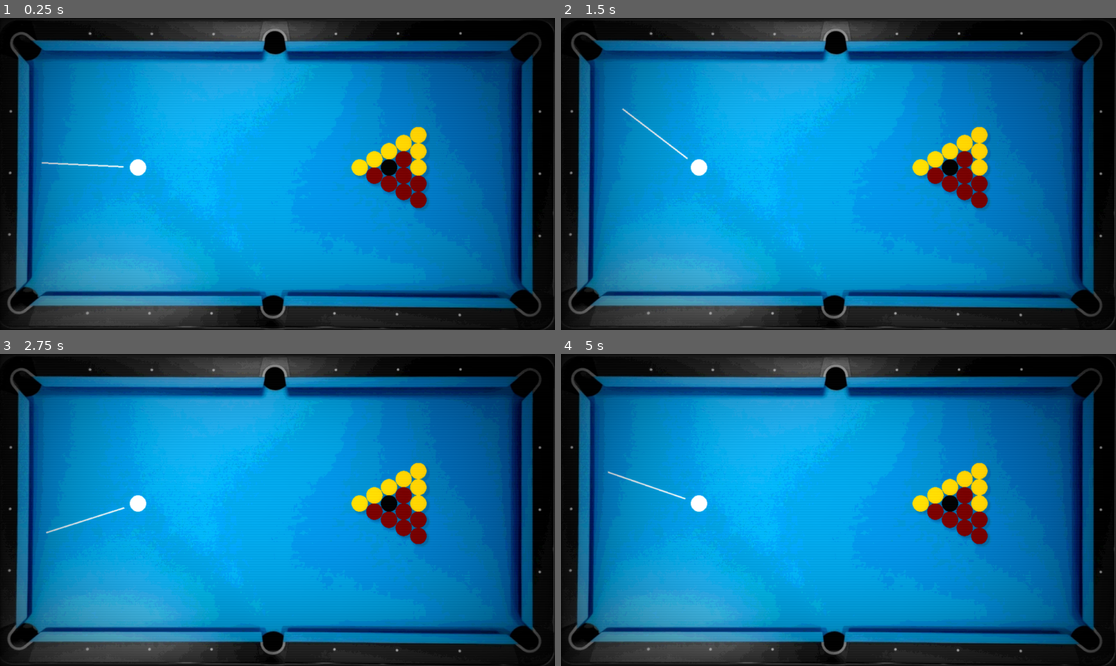
Above: before the commit, frames 1-4 (two rows, left to right).
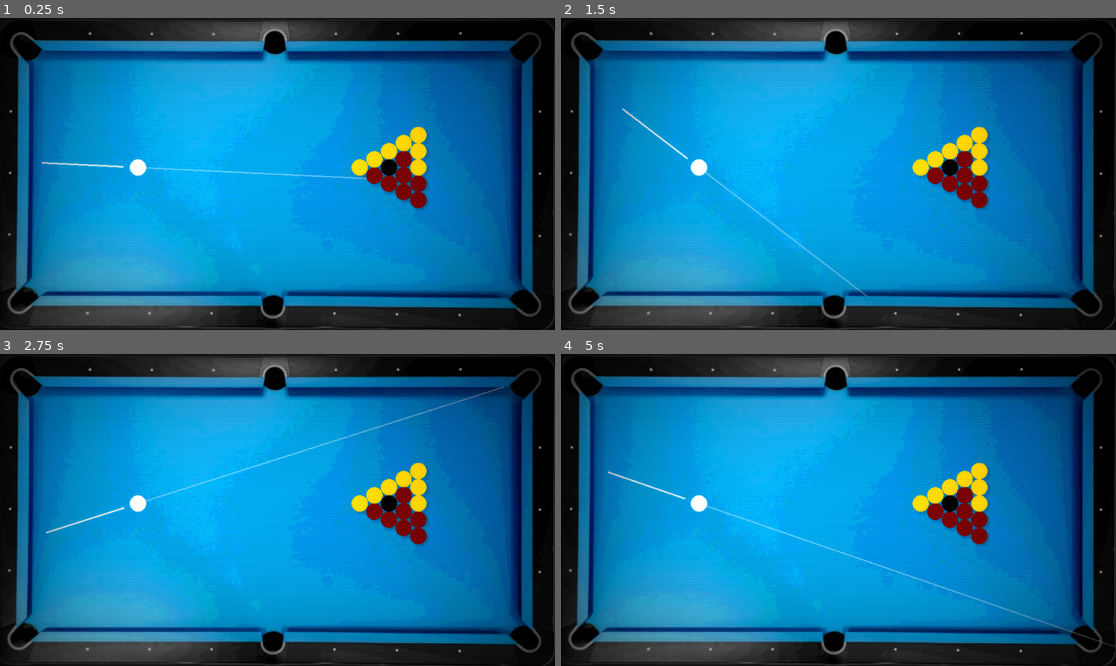
Above: after the commit, the same moments.

Repository: bakaraw/8_ball_pool
Game: Godot game, scene res://scenes/main/main.tscn
The game is run twice, just before and just after one commit, with the same random seed, the same clock (stepped at 60 frames per second) and the same inputs.
Inputs (mouse positions are in pixels of both pictures, inside the frame that each line leads up to):
- Up to frame 1 (0.25 s): no input
- Up to frame 2 (1.5 s): tap Enter at 0.5 s; move the mouse to (960, 158) at 0.52 s; click (960, 158) at 0.67 s; tap Space at 1.25 s; drag from (727, 189) to (588, 298) at 1.27 s
- Up to frame 3 (2.75 s): move the mouse to (333, 441) at 2.02 s; click (333, 441) at 2.17 s
- Up to frame 4 (5 s): tap Enter at 2.75 s; drag from (810, 572) to (832, 641) at 2.77 s; move the mouse to (1005, 556) at 3.52 s; click (1005, 556) at 3.67 s; tap Space at 4.25 s; drag from (672, 463) to (1082, 634) at 4.27 s

The runs differ from the first frame. In frame 1, 0.2% of the frame differs, in the area x 26-67%, y 47-52%; in frame 2, 0.2%; in frame 3, 0.3%; in frame 4, 0.4%, in the area x 26-100%, y 48-94%.

Commit message:
Added trajectory line for the ball
- Fixed collision tunneling where cue ball phases through other balls in extreme speeds

Diff:
--- a/entities/cue_ball/cue_ball.gd
+++ b/entities/cue_ball/cue_ball.gd
@@ -8,6 +8,7 @@
 
 @onready var input: CueBallInput = get_node("CueBallInput")
 @onready var cue_stick_sprite: CueStick = get_node("CueStick")
+@onready var cue_ball_trajectory = get_node("CueBallTrajectory")
 
 func _ready() -> void:
 	input.cue_stick_release.connect(_release_ball)
@@ -26,9 +27,11 @@
 	if _is_cue_ball_moving():
 		cue_stick_visible = false
 		cue_stick_sprite.visible = false
+		cue_ball_trajectory.visible = false
 	else:
 		cue_stick_visible = true
 		cue_stick_sprite.visible = true
+		cue_ball_trajectory.visible = true
 
 func _release_ball():
 	var impulse = direction * input.drag_distance * force_multi
--- a/entities/cue_ball/cue_ball.tscn
+++ b/entities/cue_ball/cue_ball.tscn
@@ -4,12 +4,14 @@
 [ext_resource type="PackedScene" uid="uid://c88aglk85knlr" path="res://commons/shapes/circle/circle.tscn" id="1_laque"]
 [ext_resource type="PackedScene" uid="uid://cneffgc3gx6e2" path="res://entities/cue_ball/cue_ball_input.tscn" id="2_4bjnu"]
 [ext_resource type="PackedScene" uid="uid://du6e2p7e4spwi" path="res://entities/cue_ball/cue_stick.tscn" id="2_v2ejv"]
+[ext_resource type="Script" uid="uid://c7k088j0tj88p" path="res://entities/cue_ball/cue_ball_trajectory.gd" id="5_fidyx"]
 
 [sub_resource type="CircleShape2D" id="CircleShape2D_4bjnu"]
 radius = 17.029387
 
 [node name="CueBall" type="RigidBody2D" unique_id=572589105]
 gravity_scale = 0.0
+continuous_cd = 2
 script = ExtResource("1_gob6i")
 
 [node name="CueStick" parent="." unique_id=840116479 instance=ExtResource("2_v2ejv")]
@@ -20,3 +22,6 @@
 shape = SubResource("CircleShape2D_4bjnu")
 
 [node name="CueBallInput" parent="." unique_id=1369440188 instance=ExtResource("2_4bjnu")]
+
+[node name="CueBallTrajectory" type="Node2D" parent="." unique_id=184694055]
+script = ExtResource("5_fidyx")
--- /dev/null
+++ b/entities/cue_ball/cue_ball_trajectory.gd
@@ -0,0 +1,36 @@
+extends Node2D
+@onready var cue_ball = get_parent()
+#var direction
+
+func _process(_delta: float) -> void:
+	queue_redraw()
+
+func _draw() -> void:
+	_draw_trajectory()
+
+# Called when the node enters the scene tree for the first time.
+func _draw_trajectory() -> void:
+	var space = get_world_2d().direct_space_state
+
+	# use slingshot_force direction instead of mouse direction
+	#var direction = slingshot_force.normalized()
+	var direction = cue_ball.direction
+	var start = global_position
+	var num_bounces = 1
+	var alpha = 0.5
+	var excluded = [self]
+
+	for i in range(num_bounces):
+		var query = PhysicsRayQueryParameters2D.create(start, start + cue_ball.direction * 1000)
+		query.exclude = excluded
+		var result = space.intersect_ray(query)
+
+		if result:
+			draw_line(to_local(start), to_local(result.position), Color(1, 1, 1, alpha), 2.0)
+			direction = cue_ball.direction.bounce(result.normal)
+			start = result.position + direction
+			excluded = [self, result.collider]
+			alpha -= 0.15
+		else:
+			draw_line(to_local(start), to_local(start + direction * 1000), Color(1, 1, 1, alpha), 2.0)
+			break
--- /dev/null
+++ b/entities/player/player.gd
@@ -0,0 +1,8 @@
+extends Node
+class_name Player
+
+var player_name: String
+var ball_color: Color = Color.TRANSPARENT
+
+func _init(player_name: String) -> void:
+	self.player_name = player_name
Not shown, added: entities/cue_ball/cue_ball_trajectory.gd.uid
Not shown, added: entities/player/player.gd.uid
